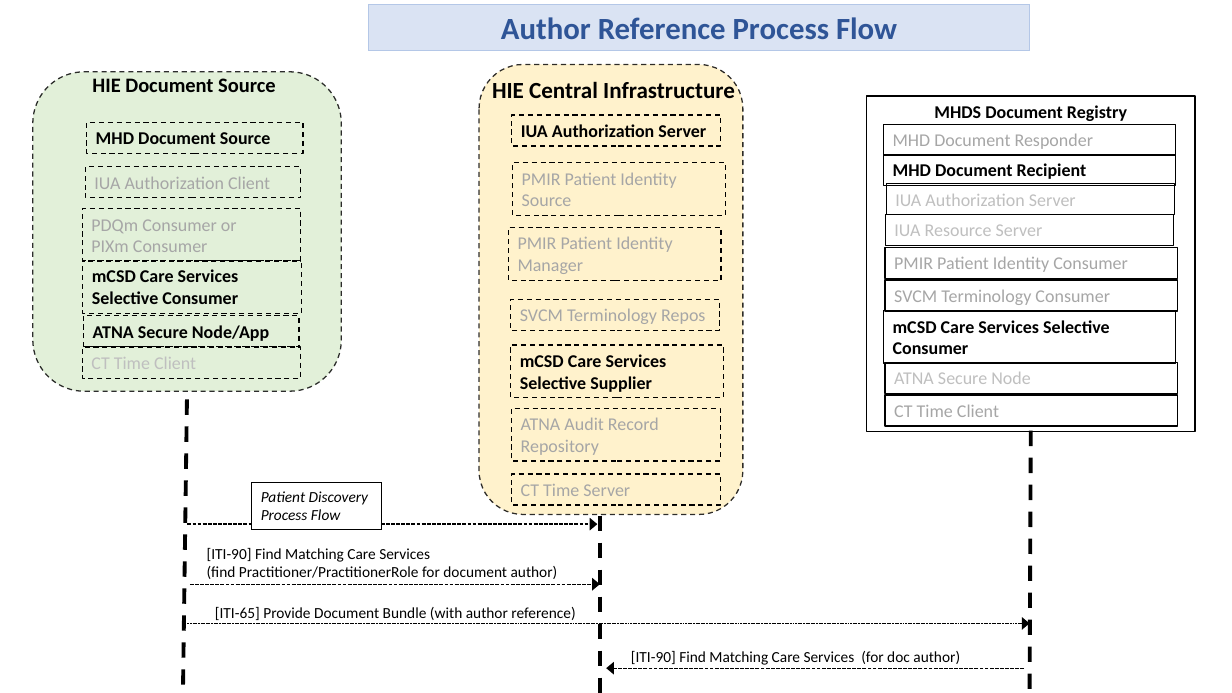
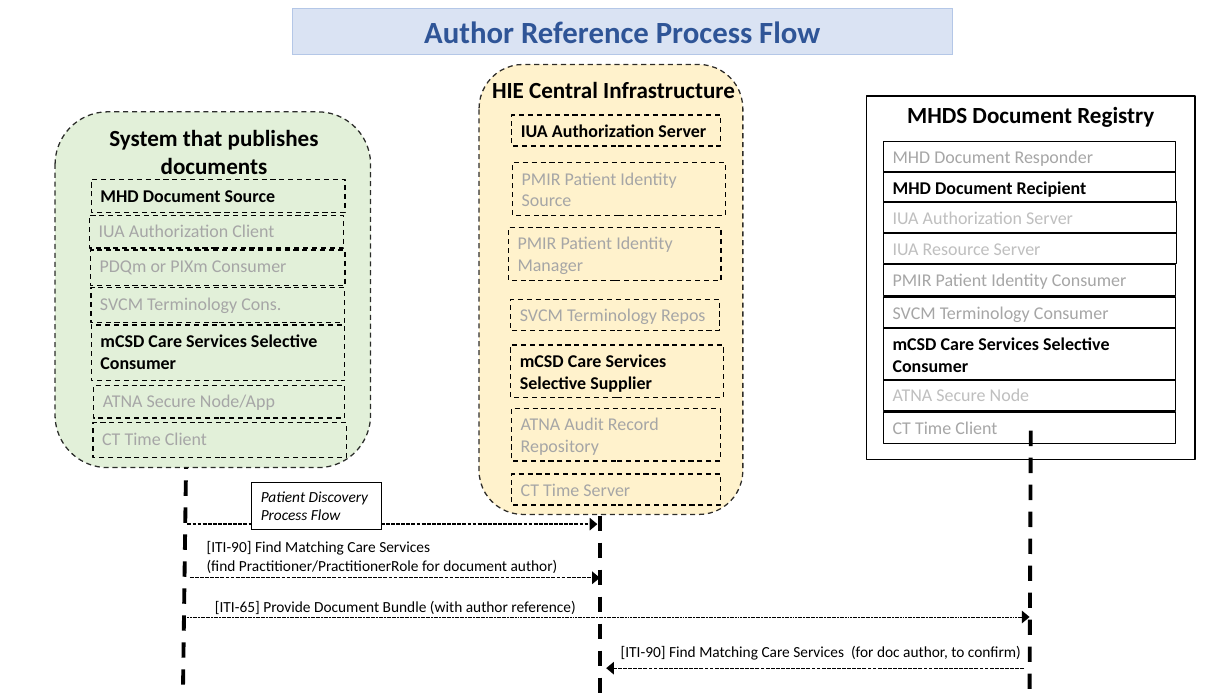
Before and after one commit to IHE/IT-Infrastructure, a slide deck: slide 7 of MHDS/MHDS-alt-actorDiagram-and-processFlows.pptx (slide 5 before the commit). Drawn at 1232x693 pixels with LibreOffice and Linux fonts; fonts in the diff are those of the drawing. Boxes give left, top, right and bottom in pixels: in the first picture for what was removed or moved away, otherwise in the second. Text is boxed around its words. In the diff, an @@ line names an element or a change of style, - is before the commit and + after.

```diff
--- a/MHDS/MHDS-alt-actorDiagram-and-processFlows.pptx
+++ b/MHDS/MHDS-alt-actorDiagram-and-processFlows.pptx
@@ rectangle "Author Reference Process Flow": place and size @@
-rectangle "Author Reference Process Flow" at bbox=[369, 4, 1030, 50]
+rectangle "Author Reference Process Flow" at bbox=[292, 8, 953, 55]
@@ text removed at bbox=[92, 78, 276, 92] @@
-HIE Document Source
@@ rounded rectangle: place and size @@
-rounded rectangle at bbox=[33, 72, 342, 392]
+rounded rectangle at bbox=[55, 112, 371, 468]
@@ rectangle "MHDS Document Registry": place and size @@
-rectangle "MHDS Document Registry" at bbox=[867, 96, 1195, 433]
+rectangle "MHDS Document Registry" at bbox=[867, 96, 1195, 460]
@@ rectangle "MHDS Document Registry" at bbox=[867, 96, 1195, 460]: size 14 to 18 pt @@
@@ text added at bbox=[109, 129, 319, 180], 18 pt, text #000000, bold @@
+System that publishes documents
@@ rectangle "MHD Document Source": place and size @@
-rectangle "MHD Document Source" at bbox=[87, 122, 303, 153]
+rectangle "MHD Document Source" at bbox=[91, 179, 346, 212]
@@ rectangle "MHD Document Recipient": place and size @@
-rectangle "MHD Document Recipient" at bbox=[884, 154, 1176, 186]
+rectangle "MHD Document Recipient" at bbox=[884, 172, 1176, 203]
@@ rectangle "IUA Authorization Server": place and size @@
-rectangle "IUA Authorization Server" at bbox=[886, 184, 1175, 215]
+rectangle "IUA Authorization Server" at bbox=[884, 201, 1177, 233]
@@ rectangle "IUA Authorization Client": place and size @@
-rectangle "IUA Authorization Client" at bbox=[85, 166, 300, 198]
+rectangle "IUA Authorization Client" at bbox=[90, 215, 344, 248]
@@ rectangle "IUA Resource Server": place and size @@
-rectangle "IUA Resource Server" at bbox=[885, 214, 1174, 246]
+rectangle "IUA Resource Server" at bbox=[884, 233, 1177, 264]
@@ rectangle "PDQm or PIXm Consumer": place and size @@
-rectangle "PDQm or PIXm Consumer" at bbox=[82, 209, 300, 262]
+rectangle "PDQm or PIXm Consumer" at bbox=[91, 250, 346, 286]
@@ text in rectangle at bbox=[100, 260, 287, 274]: text changed @@
-PDQm Consumer or
-PIXm Consumer
+PDQm or PIXm Consumer
@@ rectangle added at bbox=[91, 287, 344, 323], outline #000000 1 pt dashed, 14 pt, text #A6A6A6 @@
+SVCM Terminology Cons.
@@ 5 rectangles: place and size @@
-5 rectangles at bbox=[884, 125, 1177, 427]
+5 rectangles at bbox=[884, 141, 1176, 444]
@@ rectangle "mCSD Care Services Selective Consumer": place and size @@
-rectangle "mCSD Care Services Selective Consumer" at bbox=[83, 261, 301, 313]
+rectangle "mCSD Care Services Selective Consumer" at bbox=[91, 325, 345, 381]
@@ rectangle "ATNA Secure Node/App": place and size @@
-rectangle "ATNA Secure Node/App" at bbox=[83, 315, 299, 347]
+rectangle "ATNA Secure Node/App" at bbox=[93, 385, 345, 418]
@@ rectangle "ATNA Secure Node/App" at bbox=[93, 385, 345, 418]: text colour #000000 to #A6A6A6, bold off @@
@@ rectangle "ATNA Secure Node": place and size @@
-rectangle "ATNA Secure Node" at bbox=[885, 362, 1177, 394]
+rectangle "ATNA Secure Node" at bbox=[884, 380, 1176, 411]
@@ rectangle "CT Time Client": place and size @@
-rectangle "CT Time Client" at bbox=[82, 348, 300, 379]
+rectangle "CT Time Client" at bbox=[93, 422, 347, 457]
@@ rectangle "CT Time Client" at bbox=[93, 422, 347, 457]: text colour #BFBFBF to #A6A6A6 @@
@@ 2 texts, 2 arrows: place and size @@
-2 texts, 2 arrows at bbox=[188, 548, 1030, 624]
+2 texts, 2 arrows at bbox=[188, 541, 1030, 617]
@@ text at bbox=[621, 646, 1021, 660]: text changed @@
-[ITI-90] Find Matching Care Services (for doc author)
+[ITI-90] Find Matching Care Services (for doc author, to confirm)
```
Also in this commit, not shown: 5 other slides changed, 2 slides added, 4 other files.
